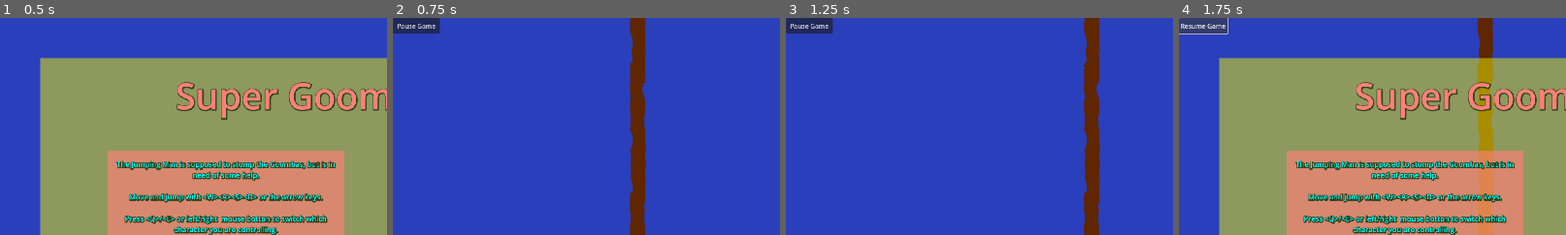
Above: before the commit, frames 1-4 (left to right).
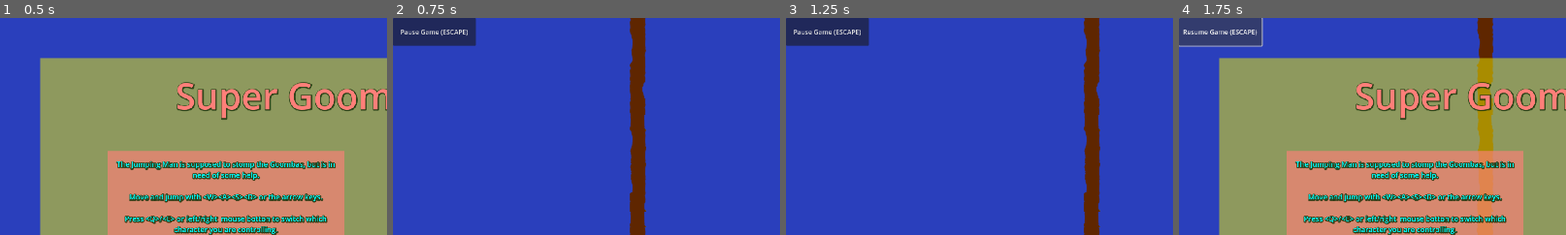
Above: after the commit, the same moments.

Repository: PaulMag/GMTK-Game-Jam-2023
Game: Godot game, scene res://controller/PlayerController.tscn
Two runs of this game, one before a commit and one after it. Both use one fixed random seed, a clock stepped at 60 frames per second and the inputs below.
Inputs:
- Up to frame 1 (0.5 s): no input
- Up to frame 2 (0.75 s): click "Play Level One" at 0.5 s
- Up to frame 3 (1.25 s): no input
- Up to frame 4 (1.75 s): click "Pause Game" (after the commit: "Pause Game (ESCAPE)") at 1.25 s
The pictures show only the part of the screen within x 0-50%, y 0-50%; the shares and areas given below are measured in that part.

Frame 1 is identical in both runs. In frame 2, 2.2% of the frame differs, in the area x 0-22%, y 0-13%; in frame 3, 2.2%; in frame 4, 2.3%, in the area x 0-22%, y 0-14%.

Commit message:
Pause button shortcut ESAPCE/P/PAUSE

Diff:
--- /dev/null
+++ b/controller/PauseScript.gd
@@ -0,0 +1,6 @@
+extends CanvasLayer
+
+
+func _unhandled_input(event):
+	if event.is_action_pressed("pause"):
+		$".."._on_button_pause_pressed()
--- a/controller/PlayerController.gd
+++ b/controller/PlayerController.gd
@@ -27,6 +27,7 @@
 var dungeon: Dungeon
 var controlledMonster: Monster
 var markerMotion := 0.0
+var gameIsActive := false
 
 
 func _ready() -> void:
@@ -111,6 +112,7 @@
 		return false
 
 func gameOver() -> void:
+	gameIsActive = false
 	controlledMonster = null
 	marker.visible = false
 	var totalMonsterCount: int = dungeon.totalMonsters
@@ -125,14 +127,14 @@
 
 func displayMenu() -> void:
 	get_tree().paused = true
-	pauseButton.text = "Resume Game"
+	pauseButton.text = "Resume Game (ESCAPE)"
 	menuScreen.visible = true
 
 func hideMenu() -> void:
 	menuScreen.visible = false
 	pauseButton.visible = true
 	get_tree().paused = false
-	pauseButton.text = "Pause Game"
+	pauseButton.text = "Pause Game (ESCAPE)"
 
 func createNewDungeon(level: int) -> void:
 	controlledMonster = null
@@ -142,10 +144,13 @@
 	add_child(dungeon)
 	marker.visible = true
 	switchControlledMonster("first")
+	gameIsActive = true
 	hideMenu()
 
 
 func _on_button_pause_pressed():
+	if not gameIsActive:
+		return
 	if get_tree().paused:
 		hideMenu()
 	else:
--- a/controller/PlayerController.tscn
+++ b/controller/PlayerController.tscn
@@ -1,7 +1,8 @@
-[gd_scene load_steps=6 format=3 uid="uid://bgc7bcglvrrty"]
+[gd_scene load_steps=7 format=3 uid="uid://bgc7bcglvrrty"]
 
 [ext_resource type="Script" path="res://controller/PlayerController.gd" id="1_cfhfr"]
 [ext_resource type="Texture2D" uid="uid://bjijkahqmt4dq" path="res://controller/marker.png" id="2_eh7cr"]
+[ext_resource type="Script" path="res://controller/PauseScript.gd" id="3_clufc"]
 [ext_resource type="Texture2D" uid="uid://vl5yocnn4ykj" path="res://monster/goomba1.png" id="3_jbqde"]
 
 [sub_resource type="LabelSettings" id="LabelSettings_nc6og"]
@@ -31,12 +32,14 @@
 
 [node name="HUD" type="CanvasLayer" parent="."]
 process_mode = 3
+script = ExtResource("3_clufc")
 
 [node name="ButtonPause" type="Button" parent="HUD"]
 visible = false
-offset_right = 116.0
-offset_bottom = 39.0
-text = "Pause Game"
+offset_right = 205.0
+offset_bottom = 69.0
+scale = Vector2(1.00242, 1)
+text = "Pause Game (ESCAPE)"
 
 [node name="MenuScreen" type="CanvasLayer" parent="."]
 process_mode = 3
--- a/project.godot
+++ b/project.godot
@@ -60,6 +60,13 @@
 , Object(InputEventMouseButton,"resource_local_to_scene":false,"resource_name":"","device":-1,"window_id":0,"alt_presse …(232 unchanged characters)…
 ]
 }
+pause={
+"deadzone": 0.5,
+"events": [Object(InputEventKey,"resource_local_to_scene":false,"resource_name":"","device":-1,"window_id":0,"alt_pressed":false,"shift_pressed":false,"ctrl_pressed":false,"meta_pressed":false,"pressed":false,"keycode":0,"physical_keycode":4194305,"key_label":0,"unicode":0,"echo":false,"script":null)
+, Object(InputEventKey,"resource_local_to_scene":false,"resource_name":"","device":-1,"window_id":0,"alt_pressed":false,"shift_pressed":false,"ctrl_pressed":false,"meta_pressed":false,"pressed":false,"keycode":0,"physical_keycode":80,"key_label":0,"unicode":112,"echo":false,"script":null)
+, Object(InputEventKey,"resource_local_to_scene":false,"resource_name":"","device":-1,"window_id":0,"alt_pressed":false,"shift_pressed":false,"ctrl_pressed":false,"meta_pressed":false,"pressed":false,"keycode":0,"physical_keycode":4194330,"key_label":0,"unicode":0,"echo":false,"script":null)
+]
+}
 
 [layer_names]
 
